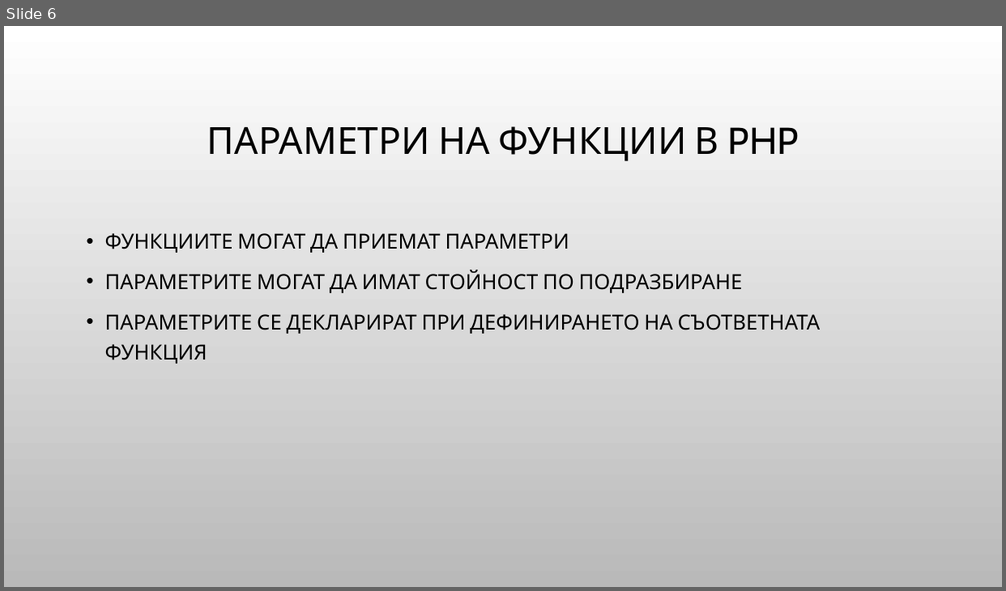
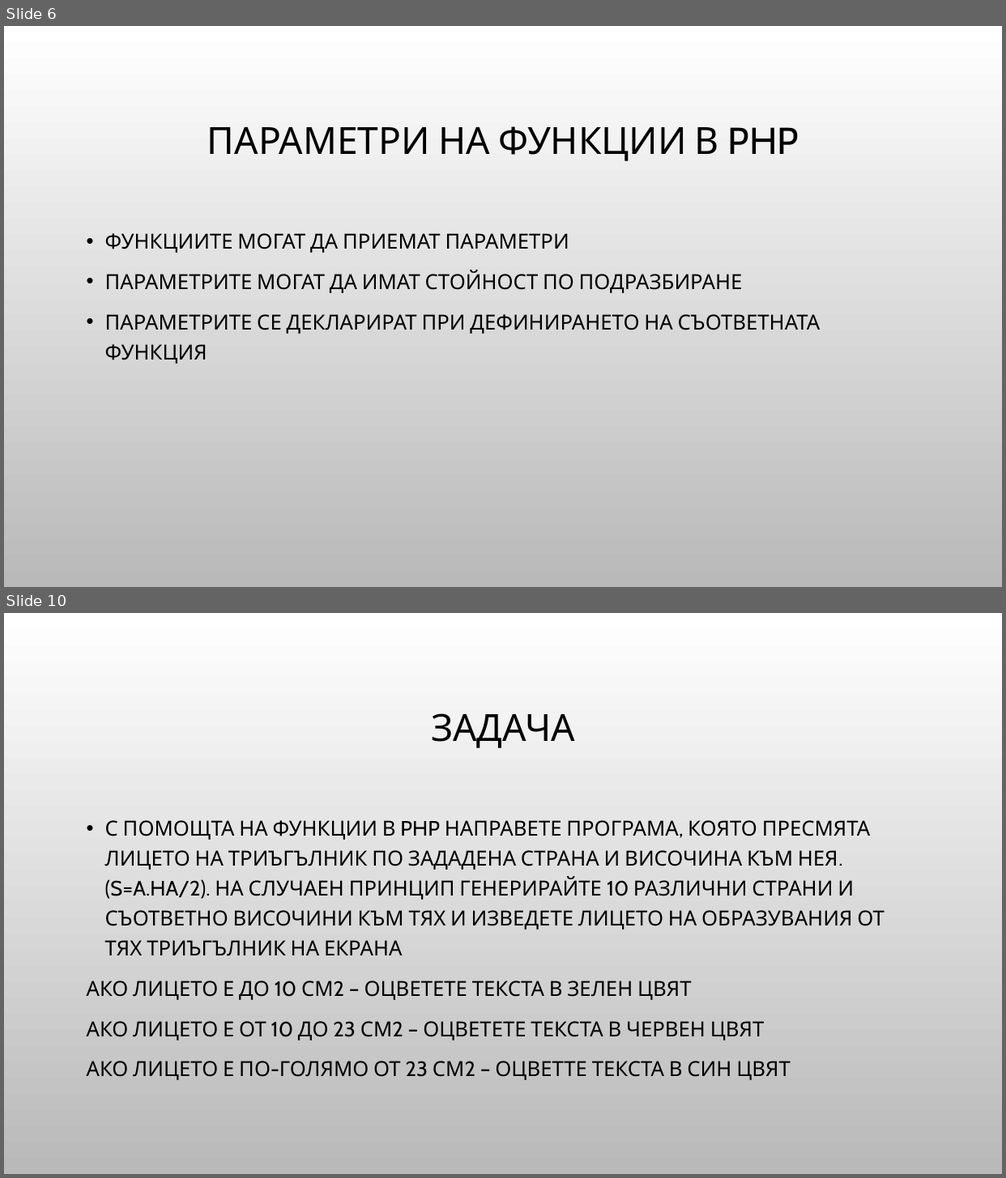
Before and after one commit to Bilyukov/php-mysql-course, a slide deck: 06.php-bacics-4.pptx. Shown one above the other, each under a label of ours: slide 6 before the commit, slides 6 and 10 after it; the slides between them are not shown. The pictures are 1006x591 and 1006x1178 pixels, drawn with LibreOffice and Linux fonts; fonts in the diff are those of the drawing; background and template pictures are left out. Boxes give left, top, right and bottom in pixels: in the first picture for what was removed or moved away, otherwise in the second. Text is boxed around its words. In the diff, an @@ line names an element or a change of style, - is before the commit and + after.

```diff
--- a/06.php-bacics-4.pptx
+++ b/06.php-bacics-4.pptx
@@ slide 10 added at [4, 613, 1002, 1174], background picture (left out) @@
@@ title added at [431, 713, 575, 748], 36 pt, text #000000 @@
+ЗАДАЧА
@@ text added at [87, 820, 884, 1080], 20 pt, text #000000 @@
+• С ПОМОЩТА НА ФУНКЦИИ В PHP НАПРАВЕТЕ ПРОГРАМА, КОЯТО ПРЕСМЯТА ЛИЦЕТО НА ТРИЪГЪЛНИК ПО ЗАДАДЕНА СТРАНА И ВИСОЧИНА КЪМ НЕЯ. (S=A.HA/2). НА СЛУЧАЕН ПРИНЦИП ГЕНЕРИРАЙТЕ 10 РАЗЛИЧНИ СТРАНИ И СЪОТВЕТНО ВИСОЧИНИ КЪМ ТЯХ И ИЗВЕДЕТЕ ЛИЦЕТО НА ОБРАЗУВАНИЯ ОТ ТЯХ ТРИЪГЪЛНИК НА ЕКРАНА
+АКО ЛИЦЕТО Е ДО 10 СМ2 – ОЦВЕТЕТЕ ТЕКСТА В ЗЕЛЕН ЦВЯТ
+АКО ЛИЦЕТО Е ОТ 10 ДО 23 СМ2 – ОЦВЕТЕТЕ ТЕКСТА В ЧЕРВЕН ЦВЯТ
+АКО ЛИЦЕТО Е ПО-ГОЛЯМО ОТ 23 СМ2 – ОЦВЕТТЕ ТЕКСТА В СИН ЦВЯТ
```
Also in this commit, not shown: 15 other slides added, 5 other files.
